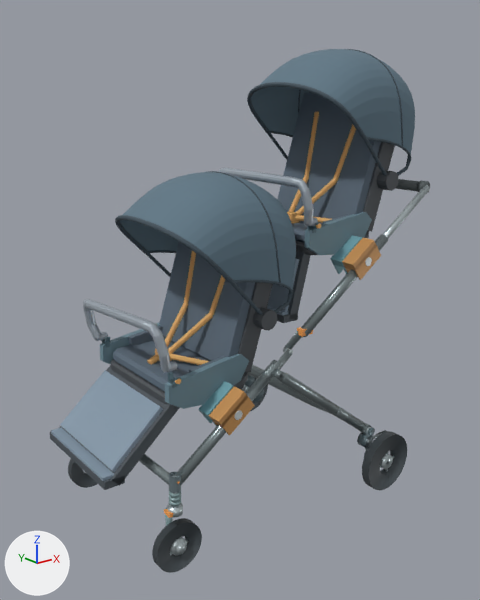
The glTF model models/double_cabin/D02_w650_state1_wheel_S.glb: old version first, new version second.
Camera for both pictures: a camera (50 mm lens) standing at (-0.763, -1.621, 1.297) and looking at (0.514, -0.024, 0.658). Arrows for +X, +Y and +Z are at lower left; the lights stay in place. The older version comes first. Where no turn or scale is listed for an object, it has been applied to the vertices. Vertices at exactly the same position are counted once.

In view in the first picture: 'D02_Front', 'D02_Front_Backrest', 'D02_Front_Canopy', 'D02_Front_FullGuard', 'D02_Front_Legrest', 'D02_Front_Shell', 'D02_Front_ShoulderStraps', 'D02_Rear', 'D02_Rear_Backrest', 'D02_Rear_Canopy', 'D02_Rear_Legrest', 'D02_Rear_ShoulderStraps', 'FL_tire.008', 'RL_tire.008' and 31 more.
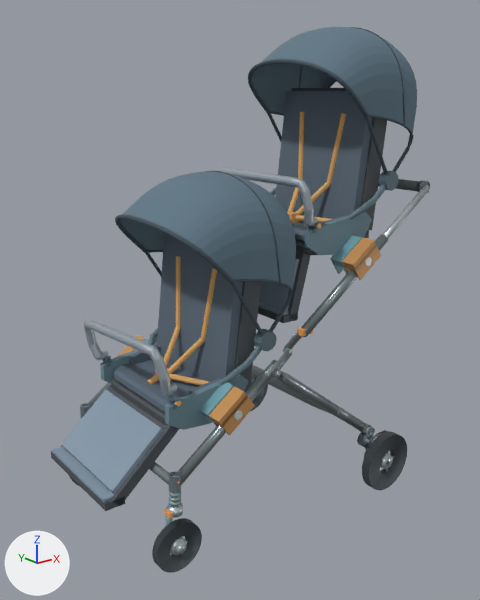
Boxes (x1, y1, x2, y2) around the edits, measured in the pictures (480 x 600 px; the box of a moved part takes in the faces that stretch with it):
'D02_Rear_Canopy', reshaped (16% taller): before (247, 49, 415, 176); after (248, 27, 417, 174)
'D02_Front_Canopy', reshaped, moved (14% taller): before (115, 171, 296, 315); after (115, 171, 296, 335)
'D02_Rear_Backrest', turned: before (277, 92, 395, 232); after (275, 88, 387, 230)
'D02_Front_Legrest', moved: before (50, 365, 179, 490); after (51, 385, 179, 511)
'D02_Front_Backrest', moved, turned: before (159, 242, 273, 372); after (157, 233, 261, 392)
'D02_Front_Shell', moved: before (101, 307, 277, 408); after (102, 328, 277, 429)
'D02_Front', reshaped (11% shorter): before (100, 322, 255, 435); after (100, 335, 255, 435)
'D02_Front_FullGuard', moved: before (83, 299, 177, 373); after (84, 319, 177, 395)
'D02_Front_ShoulderStraps', reshaped, moved: before (165, 251, 225, 354); after (164, 256, 217, 374)
'D02_Rear_ShoulderStraps', reshaped (14% narrower): before (288, 112, 356, 215); after (288, 112, 346, 216)
part 1 of me_d02_front, moved or reshaped: before (100, 322, 161, 364); after (100, 342, 158, 383)
part 2 of me_d02_front, moved or reshaped: before (165, 354, 249, 409); after (165, 374, 249, 430)

What changed in the scene script:
```text
Change me_d02_front:
    used by ob_d02_front; location = (0.295, 0.0, 0.419); rotation_euler = (0.0, 0.0322, 0.0), in degrees (0, 1.8, 0)
    remove me_d02_front.from_pydata(...)  # 308 vertices, 504 faces; spans x -0.174..0.11, y -0.296..0.296, z -0.049..0.145
    add me_d02_front.from_pydata(...)  # 308 vertices, 504 faces; spans x -0.174..0.11, y -0.296..0.296, z -0.049..0.08
    me_d02_front part 1: the loose piece of 14 vertices spanning x -0.174..0.11, y 0.181..0.201, z 0.018..0.145 is moved by (0.0, 0.0, -0.065)
    me_d02_front part 2: the loose piece of 14 vertices spanning x -0.174..0.11, y -0.201..-0.181, z 0.018..0.145 is moved by (0.0, 0.0, -0.065)
Change me_d02_front_canopy:
    remove me_d02_front_canopy.from_pydata(...)  # 1527 vertices, 2960 faces; spans x -0.136..0.302, y -0.24..0.24, z 0.319..0.734
    add me_d02_front_canopy.from_pydata(...)  # 1527 vertices, 2960 faces; spans x -0.134..0.304, y -0.24..0.24, z 0.321..0.801
    me_d02_front_canopy part 3: 1517 of 1527 vertices moved; they spanned x -0.136..0.302, y -0.24..0.24, z 0.319..0.734 and now span x -0.134..0.304, y -0.24..0.24, z 0.321..0.801; mean shift (0.002, 0.0, 0.066); largest move (0.25, 0.224, 0.354) -> (0.254, 0.224, 0.422)
Change me_d02_front_shoulderstraps:
    remove me_d02_front_shoulderstraps.from_pydata(...)  # 70 vertices, 128 faces; spans x -0.063..0.154, y -0.106..0.106, z 0.193..0.533
    add me_d02_front_shoulderstraps.from_pydata(...)  # 70 vertices, 128 faces; spans x -0.063..0.082, y -0.106..0.106, z 0.194..0.535
    me_d02_front_shoulderstraps part 4: 60 of 70 vertices moved; they spanned x -0.063..0.154, y -0.106..0.106, z 0.193..0.533 and now span x -0.063..0.082, y -0.106..0.106, z 0.194..0.535; mean shift (-0.038, 0.0, -0.003); largest move (0.139, 0.091, 0.533) -> (0.067, 0.091, 0.535)
Change me_d02_rear_canopy:
    remove me_d02_rear_canopy.from_pydata(...)  # 1527 vertices, 2960 faces; spans x -0.136..0.302, y -0.24..0.24, z 0.319..0.734
    add me_d02_rear_canopy.from_pydata(...)  # 1527 vertices, 2960 faces; spans x -0.134..0.304, y -0.24..0.24, z 0.321..0.801
    me_d02_rear_canopy part 5: 1517 of 1527 vertices moved; they spanned x -0.136..0.302, y -0.24..0.24, z 0.319..0.734 and now span x -0.134..0.304, y -0.24..0.24, z 0.321..0.801; mean shift (0.002, 0.0, 0.066); largest move (0.25, 0.224, 0.354) -> (0.254, 0.224, 0.422)
Change me_d02_rear_shoulderstraps:
    remove me_d02_rear_shoulderstraps.from_pydata(...)  # 70 vertices, 128 faces; spans x -0.063..0.154, y -0.106..0.106, z 0.193..0.533
    add me_d02_rear_shoulderstraps.from_pydata(...)  # 70 vertices, 128 faces; spans x -0.063..0.082, y -0.106..0.106, z 0.194..0.535
    me_d02_rear_shoulderstraps part 6: 60 of 70 vertices moved; they spanned x -0.063..0.154, y -0.106..0.106, z 0.193..0.533 and now span x -0.063..0.082, y -0.106..0.106, z 0.194..0.535; mean shift (-0.038, 0.0, -0.003); largest move (0.139, 0.091, 0.533) -> (0.067, 0.091, 0.535)
Change ob_d02_front_shell:
    ob_d02_front_shell.location: (0.0, 0.0, -0.085) -> (0.0, 0.0, -0.15)
Change ob_d02_front_fullguard:
    ob_d02_front_fullguard.location: (0.121, -0.198, 0.586) -> (0.118, -0.198, 0.521)
Change ob_d02_front_canopy:
    ob_d02_front_canopy.location: (0.293, 0.0, 0.334) -> (0.29, 0.0, 0.269)
Change ob_d02_front_legrest:
    ob_d02_front_legrest.location: (0.153, 0.0, 0.447) -> (0.151, 0.0, 0.382)
Change ob_d02_front_backrest:
    ob_d02_front_backrest.rotation_euler: (0.0, 0.0, 0.0) -> (0.0, -0.192, 0.0)  # degrees (0, 0, 0) -> degrees (0, -11, 0)
Change ob_d02_front_shoulderstraps:
    ob_d02_front_shoulderstraps.location: (0.293, 0.0, 0.334) -> (0.29, 0.0, 0.269)
Change ob_d02_rear_backrest:
    ob_d02_rear_backrest.rotation_euler: (0.0, 0.0, 0.0) -> (0.0, -0.192, 0.0)  # degrees (0, 0, 0) -> degrees (0, -11, 0)
```
